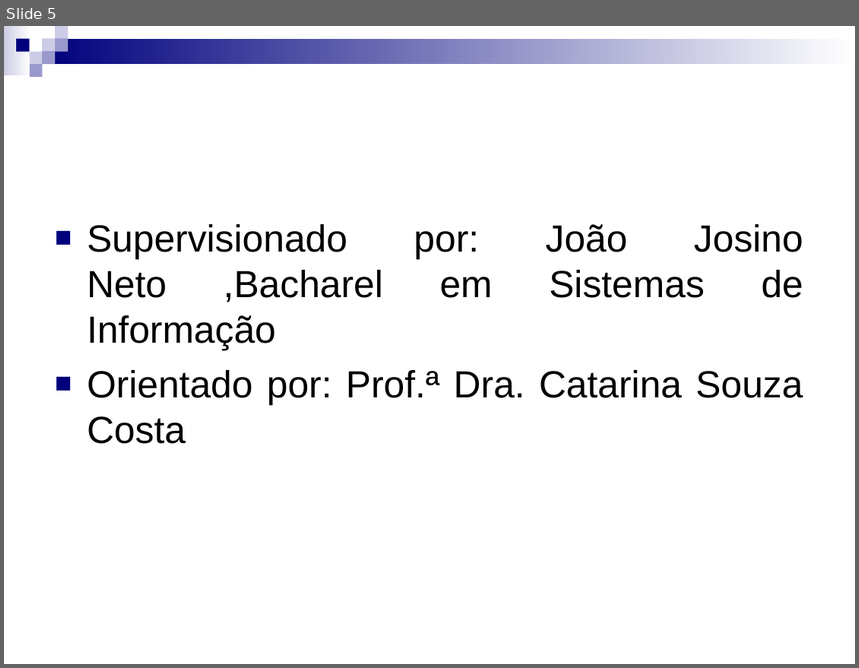
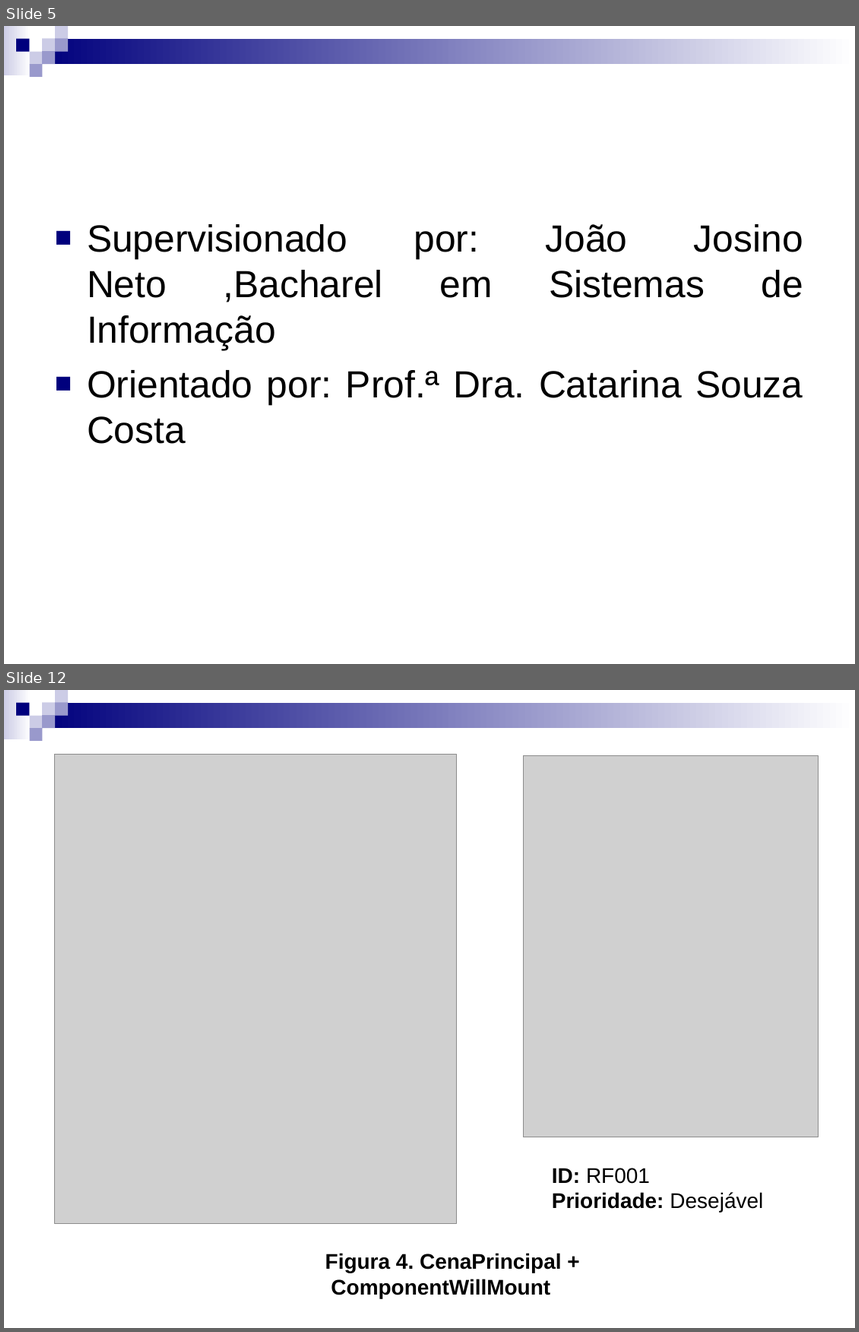
Before and after one commit to Gabrielfgrd/CamaraRB, a slide deck: Documentos/Documentos das aulas/Apresentação para o dia 10.ppt. Shown one above the other, each under a label of ours: slide 5 before the commit, slides 5 and 12 after it; the slides between them are not shown. The pictures are 859x668 and 859x1332 pixels, drawn with LibreOffice and Linux fonts; fonts in the diff are those of the drawing; grey boxes stand for pictures. Boxes give left, top, right and bottom in pixels: in the first picture for what was removed or moved away, otherwise in the second. Text is boxed around its words. In the diff, an @@ line names an element or a change of style, - is before the commit and + after.

```diff
--- a/Documentos/Documentos das aulas/Apresentação para o dia 10.ppt
+++ b/Documentos/Documentos das aulas/Apresentação para o dia 10.ppt
@@ slide 12 added at [4, 690, 855, 1328], background #FFFFFF; not listed: 9 template elements that a slide beside it also shows @@
@@ picture added at [54, 755, 456, 1224] @@
@@ picture added at [523, 755, 819, 1138] @@
@@ text added at [552, 1168, 763, 1213], 18 pt, text #000000, bold @@
+ID: RF001
+Prioridade: Desejável
@@ text added at [325, 1253, 562, 1299], 18 pt, text #000000, bold @@
+Figura 4. CenaPrincipal +
+ComponentWillMount
```
Also in this commit, not shown: 3 slides changed, 13 other slides added, 3 slides removed, 8 other files.
